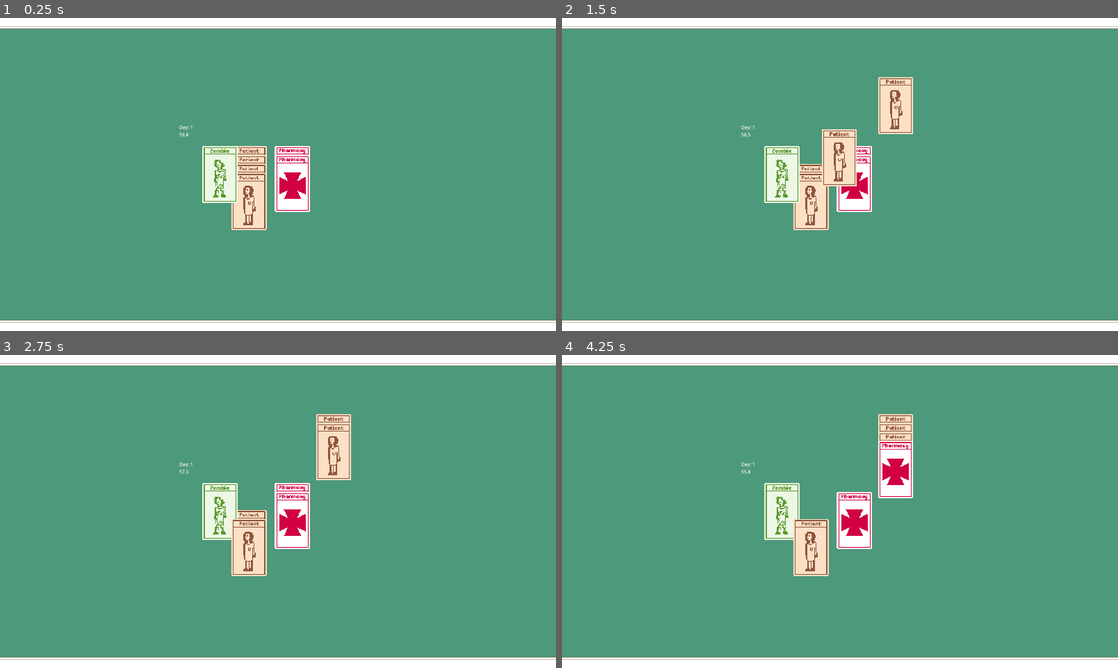
Above: before the commit, frames 1-4 (two rows, left to right).
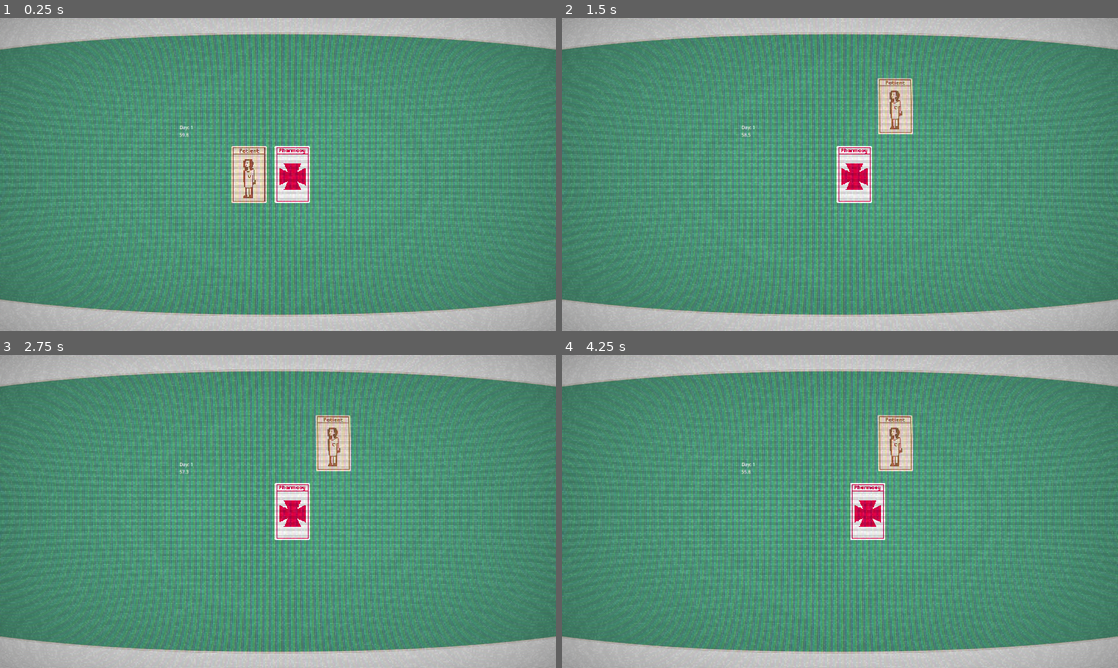
Above: after the commit, the same moments.

Repository: Pegasojuegos/Take-a-Pill
Game: Godot game, scene res://scenes/main.tscn
Two runs of this game, one before a commit and one after it. Both use one fixed random seed, a clock stepped at 60 frames per second and the inputs below.
Inputs (mouse positions are in pixels of both pictures, inside the frame that each line leads up to):
- Up to frame 1 (0.25 s): no input
- Up to frame 2 (1.5 s): tap Enter at 0.5 s; drag from (812, 174) to (895, 105) at 0.52 s; tap Space at 1.25 s; drag from (812, 183) to (895, 105) at 1.27 s
- Up to frame 3 (2.75 s): move the mouse to (250, 530) at 2.02 s; click (250, 530) at 2.17 s
- Up to frame 4 (4.25 s): tap Enter at 2.75 s; drag from (812, 539) to (895, 452) at 2.77 s; drag from (856, 511) to (867, 511) at 3.52 s

The runs differ from the first frame. In frame 1, 72% of the frame differs, in the area x 0-100%, y 0-100%; in frame 2, 73%; in frame 3, 72%; in frame 4, 73%.

Commit message:
Added base menus

Diff:
--- a/scenes/crafting.tscn
+++ b/scenes/crafting.tscn
@@ -1,6 +1,14 @@
-[gd_scene load_steps=2 format=3 uid="uid://cwtkee5lvoxan"]
+[gd_scene load_steps=3 format=3 uid="uid://cwtkee5lvoxan"]
 
 [ext_resource type="Script" path="res://scripts/crafting.gd" id="1_vgi3s"]
 
+[sub_resource type="StyleBoxFlat" id="StyleBoxFlat_428um"]
+bg_color = Color(0.469496, 0.207959, 0.107272, 1)
+
 [node name="Crafting" type="Node2D"]
 script = ExtResource("1_vgi3s")
+
+[node name="ProgressBar" type="ProgressBar" parent="."]
+offset_right = 4.0
+offset_bottom = 27.0
+theme_override_styles/background = SubResource("StyleBoxFlat_428um")
--- /dev/null
+++ b/scenes/deck/blanket.tscn
@@ -0,0 +1,14 @@
+[gd_scene load_steps=4 format=3 uid="uid://fuwuikp5238o"]
+
+[ext_resource type="PackedScene" uid="uid://cd2vhl7qalsf0" path="res://scenes/consumable.tscn" id="1_3qatf"]
+[ext_resource type="Script" path="res://scripts/deck/blanket.gd" id="2_s4qgj"]
+[ext_resource type="Texture2D" uid="uid://cknx8gl0udxb7" path="res://assets/images/deck/card_blanket.png" id="3_yrfop"]
+
+[node name="Blanket" instance=ExtResource("1_3qatf")]
+script = ExtResource("2_s4qgj")
+blanketName = "Blanket"
+blanketDescription = "Its warm :D"
+blanketUses = 1
+
+[node name="Sprite2D" parent="." index="0"]
+texture = ExtResource("3_yrfop")
--- /dev/null
+++ b/scenes/deck/doll.tscn
@@ -0,0 +1,14 @@
+[gd_scene load_steps=4 format=3 uid="uid://bq8lgkcpb3muq"]
+
+[ext_resource type="PackedScene" uid="uid://cd2vhl7qalsf0" path="res://scenes/consumable.tscn" id="1_tjved"]
+[ext_resource type="Script" path="res://scripts/deck/doll.gd" id="2_txbqd"]
+[ext_resource type="Texture2D" uid="uid://b4caisg6jr3tu" path="res://assets/images/deck/card_doll.png" id="3_rck3u"]
+
+[node name="Doll" instance=ExtResource("1_tjved")]
+script = ExtResource("2_txbqd")
+dollName = "Doll"
+dollDescription = "Its very cute but seems suspicious"
+dollUses = 1
+
+[node name="Sprite2D" parent="." index="0"]
+texture = ExtResource("3_rck3u")
--- /dev/null
+++ b/scenes/deck/game_over.tscn
@@ -0,0 +1,75 @@
+[gd_scene load_steps=4 format=3 uid="uid://dtx3deokgnby1"]
+
+[ext_resource type="Script" path="res://scripts/game_over.gd" id="1_6te8a"]
+
+[sub_resource type="StyleBoxFlat" id="StyleBoxFlat_jv745"]
+bg_color = Color(0.101793, 0.0847813, 0.0121841, 1)
+
+[sub_resource type="StyleBoxFlat" id="StyleBoxFlat_xqb5o"]
+bg_color = Color(0.305132, 0.348044, 0.0489093, 1)
+
+[node name="GameOver" type="Control"]
+layout_mode = 3
+anchors_preset = 15
+anchor_right = 1.0
+anchor_bottom = 1.0
+grow_horizontal = 2
+grow_vertical = 2
+script = ExtResource("1_6te8a")
+
+[node name="ColorRect" type="ColorRect" parent="."]
+custom_minimum_size = Vector2(2200, 1080)
+layout_mode = 1
+anchors_preset = 8
+anchor_left = 0.5
+anchor_top = 0.5
+anchor_right = 0.5
+anchor_bottom = 0.5
+offset_left = -1050.0
+offset_top = -540.0
+offset_right = 1050.0
+offset_bottom = 540.0
+grow_horizontal = 2
+grow_vertical = 2
+color = Color(0.108009, 0.0765056, 0.00247914, 1)
+
+[node name="VBoxContainer" type="VBoxContainer" parent="."]
+layout_mode = 1
+anchors_preset = 8
+anchor_left = 0.5
+anchor_top = 0.5
+anchor_right = 0.5
+anchor_bottom = 0.5
+offset_left = -250.0
+offset_top = -109.0
+offset_right = 250.0
+offset_bottom = 109.0
+grow_horizontal = 2
+grow_vertical = 2
+theme_override_constants/separation = 20
+
+[node name="StartMenu" type="Button" parent="VBoxContainer"]
+layout_mode = 2
+size_flags_vertical = 4
+theme_override_font_sizes/font_size = 70
+theme_override_styles/normal = SubResource("StyleBoxFlat_jv745")
+theme_override_styles/hover = SubResource("StyleBoxFlat_xqb5o")
+text = "Start Menu"
+
+[node name="Label" type="Label" parent="."]
+layout_mode = 1
+anchors_preset = 8
+anchor_left = 0.5
+anchor_top = 0.5
+anchor_right = 0.5
+anchor_bottom = 0.5
+offset_left = -193.0
+offset_top = -327.0
+offset_right = 193.0
+offset_bottom = 327.0
+grow_horizontal = 2
+grow_vertical = 2
+theme_override_font_sizes/font_size = 80
+text = "Game Over"
+
+[connection signal="pressed" from="VBoxContainer/StartMenu" to="." method="_on_start_menu_pressed"]
--- /dev/null
+++ b/scenes/deck/laboratory.tscn
@@ -0,0 +1,13 @@
+[gd_scene load_steps=4 format=3 uid="uid://dv6e70421to0i"]
+
+[ext_resource type="PackedScene" uid="uid://eeokp7umj4rr" path="res://scenes/card.tscn" id="1_je8cq"]
+[ext_resource type="Script" path="res://scripts/deck/Laboratory.gd" id="2_eox2h"]
+[ext_resource type="Texture2D" uid="uid://qsrhpnrblauo" path="res://assets/images/deck/card_laboratory.png" id="3_spis3"]
+
+[node name="Laboratory" instance=ExtResource("1_je8cq")]
+script = ExtResource("2_eox2h")
+laboratoryName = "Laboratory"
+laboratoryDescription = "Thats suspicious"
+
+[node name="Sprite2D" parent="." index="0"]
+texture = ExtResource("3_spis3")
--- /dev/null
+++ b/scenes/deck/ritual.tscn
@@ -0,0 +1,14 @@
+[gd_scene load_steps=4 format=3 uid="uid://chm3bfk03vvjc"]
+
+[ext_resource type="PackedScene" uid="uid://cd2vhl7qalsf0" path="res://scenes/consumable.tscn" id="1_wiwo2"]
+[ext_resource type="Script" path="res://scripts/deck/ritual.gd" id="2_foh3a"]
+[ext_resource type="Texture2D" uid="uid://b4caisg6jr3tu" path="res://assets/images/deck/card_doll.png" id="3_w85k2"]
+
+[node name="Ritual" instance=ExtResource("1_wiwo2")]
+script = ExtResource("2_foh3a")
+ritualName = "Ritual"
+ritualDescription = "ag??++ae**23r0`*/a+awe-*g/"
+ritualUses = 1
+
+[node name="Sprite2D" parent="." index="0"]
+texture = ExtResource("3_w85k2")
--- /dev/null
+++ b/scenes/deck/start_menu.tscn
@@ -0,0 +1,84 @@
+[gd_scene load_steps=4 format=3 uid="uid://ca4qo8u3itpe"]
+
+[ext_resource type="Script" path="res://scripts/start_menu.gd" id="1_1pdmc"]
+
+[sub_resource type="StyleBoxFlat" id="StyleBoxFlat_7dqbs"]
+bg_color = Color(0.101793, 0.0847813, 0.0121841, 1)
+
+[sub_resource type="StyleBoxFlat" id="StyleBoxFlat_gjpw0"]
+bg_color = Color(0.305132, 0.348044, 0.0489093, 1)
+
+[node name="StartMenu" type="Control"]
+layout_mode = 3
+anchors_preset = 15
+anchor_right = 1.0
+anchor_bottom = 1.0
+grow_horizontal = 2
+grow_vertical = 2
+script = ExtResource("1_1pdmc")
+
+[node name="ColorRect" type="ColorRect" parent="."]
+custom_minimum_size = Vector2(2200, 1080)
+layout_mode = 1
+anchors_preset = 8
+anchor_left = 0.5
+anchor_top = 0.5
+anchor_right = 0.5
+anchor_bottom = 0.5
+offset_left = -1050.0
+offset_top = -540.0
+offset_right = 1050.0
+offset_bottom = 540.0
+grow_horizontal = 2
+grow_vertical = 2
+color = Color(0.108009, 0.0765056, 0.00247914, 1)
+
+[node name="VBoxContainer" type="VBoxContainer" parent="."]
+layout_mode = 1
+anchors_preset = 8
+anchor_left = 0.5
+anchor_top = 0.5
+anchor_right = 0.5
+anchor_bottom = 0.5
+offset_left = -250.0
+offset_top = -109.0
+offset_right = 250.0
+offset_bottom = 109.0
+grow_horizontal = 2
+grow_vertical = 2
+theme_override_constants/separation = 20
+
+[node name="Play" type="Button" parent="VBoxContainer"]
+layout_mode = 2
+size_flags_vertical = 4
+theme_override_font_sizes/font_size = 70
+theme_override_styles/normal = SubResource("StyleBoxFlat_7dqbs")
+theme_override_styles/hover = SubResource("StyleBoxFlat_gjpw0")
+text = "Play"
+
+[node name="Exit" type="Button" parent="VBoxContainer"]
+layout_mode = 2
+size_flags_vertical = 4
+theme_override_font_sizes/font_size = 70
+theme_override_styles/normal = SubResource("StyleBoxFlat_7dqbs")
+theme_override_styles/hover = SubResource("StyleBoxFlat_gjpw0")
+text = "Exit"
+
+[node name="Label" type="Label" parent="."]
+layout_mode = 1
+anchors_preset = 8
+anchor_left = 0.5
+anchor_top = 0.5
+anchor_right = 0.5
+anchor_bottom = 0.5
+offset_left = -193.0
+offset_top = -327.0
+offset_right = 193.0
+offset_bottom = 327.0
+grow_horizontal = 2
+grow_vertical = 2
+theme_override_font_sizes/font_size = 80
+text = "Take a Pill"
+
+[connection signal="pressed" from="VBoxContainer/Play" to="." method="_on_play_pressed"]
+[connection signal="pressed" from="VBoxContainer/Exit" to="." method="_on_exit_pressed"]
--- a/scenes/main.tscn
+++ b/scenes/main.tscn
@@ -41,7 +41,7 @@
 position = Vector2(576, 324)
 
 [node name="CRTShaderObject" type="ColorRect" parent="Camera2D"]
-visible = false
+z_index = 4096
 material = SubResource("ShaderMaterial_umbrx")
 custom_minimum_size = Vector2(576, 324)
 offset_left = -1296.0
--- a/scripts/board.gd
+++ b/scripts/board.gd
@@ -5,16 +5,20 @@
 	{"ingredients": {"Dump": 1, "Patient": 1}, "result": {"Fabric": 1, "Scrap": 1}},
 	{"ingredients": {"Fabric": 1, "Scrap": 1, "Patient": 1}, "result": {"Straijacket": 1}},
 	{"ingredients": {"CrazyPatient": 1, "Straijacket": 1,}, "result": {"Patient": 1}},
-	{"ingredients": {"Patient": 1, "Fabric":1, "Scrap": 2 }, "result": {"Warehouse": 1}}, #Pendig of creation
-	{"ingredients": {"Patient": 1, "Fabric":1, "Scrap": 2 }, "result": {"Laboratory": 1}}, #Pendig of creation
+	#{"ingredients": {"Patient": 1, "Fabric":1, "Scrap": 2 }, "result": {"Storehouse": 1}}, #Pendig of creation
+	{"ingredients": {"Patient": 1, "Fabric":1, "Scrap": 2 }, "result": {"Laboratory": 1}},
 	{"ingredients": {"Fabric": 3, "Patient": 1}, "result": {"Blanket": 1}},#Pendig of creation
 	{"ingredients": {"Pharmacy": 1, "Patient": 1}, "result": {"Drugs":2}},
 	{"ingredients": {"Drugs": 3, "Patient":1}, "result": {"Medication": 1}},
 	{"ingredients": {"Patient": 1, "Drugs": 2, "Laboratory": 1}, "result": {"Medication": 1}},
 	{"ingredients": {"Zombie": 1, "CrazyPatient":1}, "result": {"Flesh": 1}},
 	{"ingredients": {"Patient": 1, "CrazyPatient":1}, "result": {"Flesh": 1}},
+	{"ingredients": {"Fabric": 4, "Patient":1}, "result": {"Blanket": 1}},
+	{"ingredients": {"Blanket": 2, "Patient":1, "Flesh":2, "Scrap":1}, "result": {"Doll": 1}},
+	{"ingredients": {"Doll": 6, "Flesh":6, "Patient":6}, "result": {"Ritual": 1}},
 ]
 
+var end: bool = false
 var days: int = 1
 var craftingTime = 5
 var patientsInGame: Array = []
@@ -39,8 +43,8 @@
 func _ready():
 	#Generate initial patients
 	$Day.start()
-	var patientsNumber = 4
-	var pharmacyNumber = 2
+	var patientsNumber = 1
+	var pharmacyNumber = 1
 	for i in range(patientsNumber):
 		var patient = preload("res://scenes/deck/patient.tscn").instantiate()
 		patient.position.x = -100
@@ -54,15 +58,6 @@
 		pharmacy.position.y = i*31
 		$CardsInGame.add_child(pharmacy)
 
-	var zombie = preload("res://scenes/deck/zombie.tscn").instantiate()
-	zombie.position.x = -200
-	$CardsInGame.add_child(zombie)
-	#var drugs = preload("res://scenes/deck/drugs.tscn").instantiate()
-	#drugs.position.x = 50
-	#$CardsInGame.add_child(drugs)
-	#var drugs2 = preload("res://scenes/deck/drugs.tscn").instantiate()
-	#drugs2.position.x = 200
-	#$CardsInGame.add_child(drugs2)
 
 func _process(_delta):
 	$Label.text = "Day: " + str(days) + "\n" + str( "%0.1f" % $Day.time_left) #Show time with one decimal
@@ -101,56 +96,55 @@
 
 
 func createCraft(cards: Dictionary, selectedCards: Array):
-
-	var allAreEntities: bool = true
-	var someoneDead: bool = false
-	for card in selectedCards:
-		if card is Consumable:
-			card.use(1)
-		if not (card is Entity or card is Bot):
-			allAreEntities = false
-
-	if allAreEntities:
-		if selectedCards[0].hurt(selectedCards[1].damage): someoneDead = true
-		if selectedCards[1].hurt(selectedCards[0].damage): someoneDead = true
-
-	var newPositon = selectedCards[0].position
-	if not allAreEntities or someoneDead:
-		for card in cards.keys():
-			for i in range(cards[card]):
-				var cardPath = "res://scenes/deck/" + card.to_lower() + ".tscn"
-				var newCardScene = load(cardPath)
-
-				if newCardScene:
-					var newCard = newCardScene.instantiate()
-					newCard.position.x = newPositon.x + 100
-					newCard.position.y = newPositon.y + 100 + 31*i
-
-					# Safe patients and medications in the array
-					match newCard.cardName:
-						"Patient":
-							patientsInGame.append(newCard)
-							for j in range(selectedCards.size()):
-								if selectedCards[j].cardName == "CrazyPatient":
-									patientsInGame.erase(selectedCards[j])
-									selectedCards[j].queue_free()
-						"Medication": medicationsInGame.append(newCard)
-						"Zombie": #If craft a zombie, kill the patient
-							for j in range(selectedCards.size()):
-								if selectedCards[j].cardName == "Patient":
-									patientsInGame.erase(selectedCards[j])
-									selectedCards[j].queue_free()
-
-					$CardsInGame.add_child(newCard)
-				else:
-					print("Failed to load scente: " + cardPath)
+	if !end:
+		var allAreEntities: bool = true
+		var someoneDead: bool = false
+		for card in selectedCards:
+			if card != null and not card.is_queued_for_deletion():
+				if card is Consumable:
+					card.use(1)
+			if not (card is Entity or card is Bot):
+				allAreEntities = false
+
+		if allAreEntities:
+			if selectedCards[0].hurt(selectedCards[1].damage): someoneDead = true
+			if selectedCards[1].hurt(selectedCards[0].damage): someoneDead = true
+
+		var newPositon = selectedCards[0].position
+		if not allAreEntities or someoneDead:
+			for card in cards.keys():
+				for i in range(cards[card]):
+					var cardPath = "res://scenes/deck/" + card.to_lower() + ".tscn"
+					var newCardScene = load(cardPath)
+
+					if newCardScene:
+						var newCard = newCardScene.instantiate()
+						newCard.position.x = newPositon.x + 100
+						newCard.position.y = newPositon.y + 100 + 31*i
+
+						# Safe patients and medications in the array
+						match newCard.cardName:
+							"Patient":
+								patientsInGame.append(newCard)
+								for j in range(selectedCards.size()):
+									if selectedCards[j].cardName == "CrazyPatient":
+										patientsInGame.erase(selectedCards[j])
+										selectedCards[j].queue_free()
+							"Medication": medicationsInGame.append(newCard)
+							"Zombie": #If craft a zombie, kill the patient
+								for j in range(selectedCards.size()):
+									if selectedCards[j].cardName == "Patient":
+										patientsInGame.erase(selectedCards[j])
+										selectedCards[j].queue_free()
+
+						$CardsInGame.add_child(newCard)
+					else:
+						print("Failed to load scente: " + cardPath)
 
 
 
 func nextDay():
-	stealCard()
-	days += 1
-
+	emit_signal("cancellCrafting")
 	if medicationsInGame >= patientsInGame:
 		#Use one medication for each patient
 		var i = 0
@@ -161,11 +155,13 @@
 		print("Life")
 	else:
 		#Use the medications aviable, and go crazy the patients with no medication
+
+		for i in range((patientsInGame.size() - medicationsInGame.size() )):
+			patientsInGame[patientsInGame.size()-1].goCrazy()
+
 		while medicationsInGame.size() > 0:
 			medicationsInGame[0].use(1)
 			medicationsInGame.remove_at(0)
-			patientsInGame[patientsInGame.size()-1].goCrazy()
-			patientsInGame.remove_at(patientsInGame.size())
 
 		# Make the crazy patients atack patients
 		var patientsAtacked: Array = []
@@ -177,15 +173,20 @@
 					crazy.atack(patientsInGame[number])
 
 		print("Die")
-	$Day.start()
+	if patientsInGame.size() <= 0: gameOver()
+	else:
+		stealCard()
+		days += 1
+		$Day.start()
 
 func startCrafting(cards: Dictionary, selectedCards: Array):
 	# Create a crafting node
 	var craftingInstance = Crafting.new(craftingTime,selectedCards.duplicate(true), cards)
-	add_child(craftingInstance)
+	$CardsInGame.add_child(craftingInstance)
 
 	# Connect the signal to handle crafting finish
 	craftingInstance.connect("craftingCompleted", Callable(self, "_on_crafting_complete"))
+	self.connect("cancellCrafting", Callable(craftingInstance, "cancel_crafting"))
 
 	# Connect cards to be aviable to cancel crafting if moves
 	for card in selectedCards:
@@ -224,3 +225,10 @@
 				"Patient": patientsInGame.append(newCard)
 
 			i += 1
+
+func gameOver():
+	$Day.stop()
+	for child in $CardsInGame.get_children():
+		$CardsInGame.remove_child(child)
+	print("Game Over")
+	get_tree().change_scene_to_file("res://scenes/deck/game_over.tscn")
--- a/scripts/card.gd
+++ b/scripts/card.gd
@@ -25,6 +25,7 @@
 
 # On click activate dragging and take to the front, on unclick desactivate dragging
 func dragCard(event):
+	z_index = 0
 	if event is InputEventMouseButton and isTopCard():
 		if event.is_pressed() and Card.cardBeingDragged == null:# Only drag if no other card is being dragged
 			dragging = true
@@ -40,8 +41,8 @@
 				#Take the top card
 				var topCard = cardsUnder[0]
 				for card in cardsUnder:
-					if card.z_index > topCard.z_index: topCard = card
-				z_index = topCard.z_index + 1
+					if card.get_index() > topCard.get_index(): topCard = card
+
 				#Put this card down the top card
 				position = Vector2(topCard.position.x,topCard.position.y+31)
 				cardsUnder.append(self)
--- a/scripts/crafting.gd
+++ b/scripts/crafting.gd
@@ -32,7 +32,9 @@
 	progressBar.value = 0
 	progressBar.size_flags_horizontal = Control.SIZE_EXPAND_FILL
 	progressBar.custom_minimum_size = Vector2(100,10)
-	progressBar.position = selectedCards[0].position + Vector2(-70 ,-100)
+	progressBar.position = Vector2(0,0)
+	progressBar.z_index = 1
+	position = Vector2(selectedCards[0].global_position.x-50,selectedCards[0].global_position.y+100)
 	selectedCards[0].add_child(progressBar)
 
 	# Start progress bar update
--- /dev/null
+++ b/scripts/deck/Laboratory.gd
@@ -0,0 +1,8 @@
+extends Card
+
+@export var laboratoryName: String = "Laboratory"
+@export var laboratoryDescription: String = "Thats suspicious"
+
+
+func _init():
+	super._init(laboratoryName, laboratoryDescription)
--- /dev/null
+++ b/scripts/deck/blanket.gd
@@ -0,0 +1,8 @@
+extends Consumable
+
+@export var blanketName: String = "Blanket"
+@export var blanketDescription: String = "Its warm :D"
+@export var blanketUses: int = 1
+
+func _init():
+	super._init(blanketName, blanketDescription, blanketUses)
--- /dev/null
+++ b/scripts/deck/doll.gd
@@ -0,0 +1,8 @@
+extends Consumable
+
+@export var dollName: String = "Doll"
+@export var dollDescription: String = "Its very cute but seems suspicious"
+@export var dollUses: int = 1
+
+func _init():
+	super._init(dollName, dollDescription, dollUses)
--- a/scripts/deck/patient.gd
+++ b/scripts/deck/patient.gd
@@ -9,6 +9,7 @@
 	super._init(patientName, patientDescription, patientLige, patientDamage)
 
 func goCrazy():
+	emit_signal("cardRemoved")
 	var crazy = preload("res://scenes/deck/crazy_patient.tscn").instantiate()
 	crazy.position = position
 	get_parent().add_child(crazy)
--- a/scripts/deck/pharmacy.gd
+++ b/scripts/deck/pharmacy.gd
@@ -2,7 +2,7 @@
 
 @export var pharmacyName: String = "Pharmacy"
 @export var pharmacyDescription: String = "Just a place where buy drugs"
-@export var pharmacyUses: int = 2
+@export var pharmacyUses: int = 4
 
 func _init():
 	super._init(pharmacyName, pharmacyDescription, pharmacyUses)
--- /dev/null
+++ b/scripts/deck/ritual.gd
@@ -0,0 +1,8 @@
+extends Consumable
+
+@export var ritualName: String = "Ritual"
+@export var ritualDescription: String = "ag??++ae**23r0`*/a+awe-*g/"
+@export var ritualUses: int = 1
+
+func _init():
+	super._init(ritualName, ritualDescription, ritualUses)
--- a/scripts/entity.gd
+++ b/scripts/entity.gd
@@ -13,5 +13,7 @@
 func hurt(damageDone: int) -> bool:
 	life -= damageDone
 	var die: bool = life <= 0
-	if die : queue_free()
+	if die :
+		emit_signal("cardRemoved")
+		queue_free()
 	return die
--- /dev/null
+++ b/scripts/game_over.gd
@@ -0,0 +1,5 @@
+extends Control
+
+
+func _on_start_menu_pressed():
+	get_tree().change_scene_to_file("res://scenes/deck/start_menu.tscn")
--- /dev/null
+++ b/scripts/start_menu.gd
@@ -0,0 +1,11 @@
+extends Control
+
+
+
+func _on_play_pressed():
+	get_tree().change_scene_to_file("res://scenes/main.tscn")
+
+
+
+func _on_exit_pressed():
+	get_tree().quit()
Not shown, added: assets/images/deck/card_blanket.png.import
Not shown, added: assets/images/deck/card_storehouse.png.import
